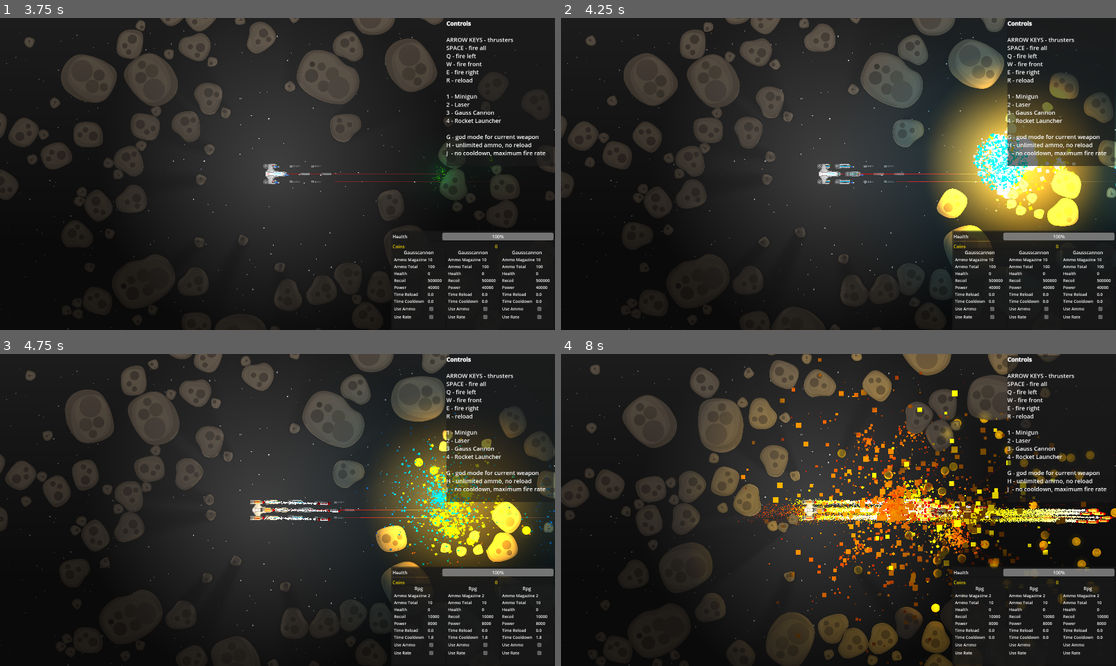
Above: before the commit, frames 1-4 (two rows, left to right).
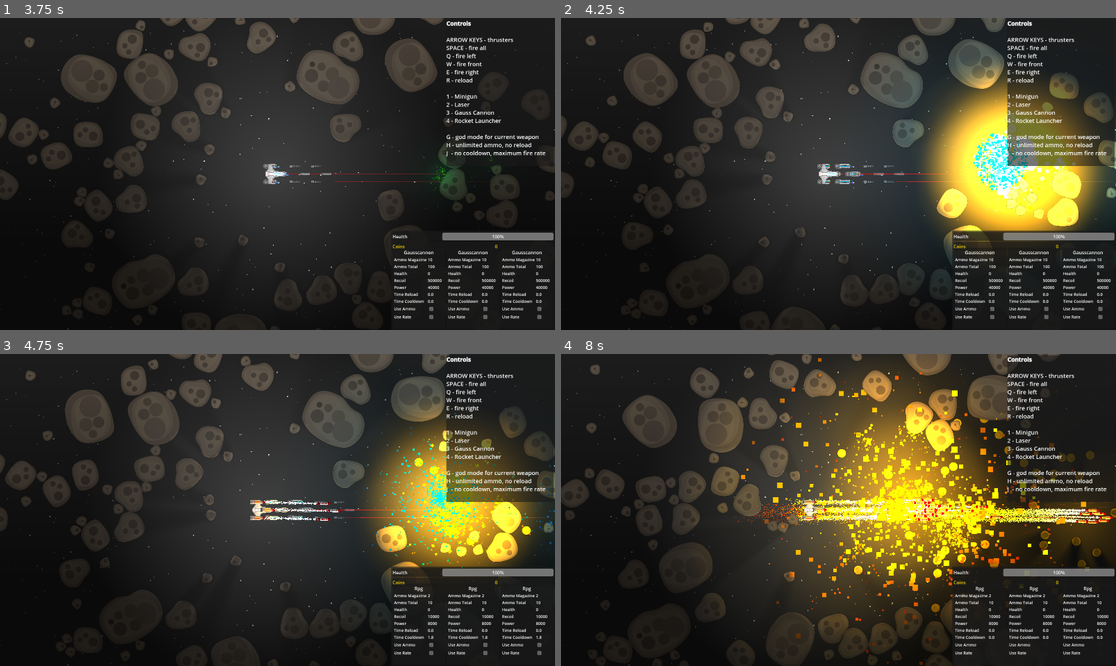
Above: after the commit, the same moments.

Repository: mkormout/graviton
Game: Godot game, scene res://world.tscn
The game is run twice, just before and just after one commit, with the same random seed, the same clock (stepped at 60 frames per second) and the same inputs.
Inputs:
- Up to frame 1 (3.75 s): tap Enter at 0.5 s; hold W 0.53-1.28 s; hold Q 0.53-1.28 s; tap Space at 0.77, 1.52, 3.02 s; tap E at 1.35 s; hold 1 2.03-2.78 s; hold W 2.03-3.53 s; tap 2 at 2.85 s; hold 3 from 3.53 s (still down)
- Up to frame 2 (4.25 s): keep holding 3; tap Space at 3.77 s
- Up to frame 3 (4.75 s): release 3 at 4.28 s; tap 4 at 4.35 s; tap Space at 4.52 s
- Up to frame 4 (8 s): hold Enter 5.03-5.78 s; hold W from 5.78 s (still down); tap G at 5.85 s; tap Space at 6.02, 6.77, 7.52 s; hold H 6.53-7.28 s; tap J at 7.35 s

Frame 1 is identical in both runs. In frame 2, 7.6% of the frame differs, in the area x 65-97%, y 18-72%; in frame 3, 6.6%; in frame 4, 25%, in the area x 31-100%, y 0-100%.

Commit message:
coin picking sounds, effects

Diff:
--- a/components/item.gd
+++ b/components/item.gd
@@ -1,11 +1,15 @@
 class_name Item
-extends RigidBody2D
+extends Body
 
+@export var pick_sound: AudioStreamPlayer2D
 @export var value: int = 0
 @export var is_coin: bool = false
 
-func _ready():
-	pass
+func pick():
+	if pick_sound:
+		pick_sound.play()
+		pick_sound.reparent(
+			get_tree().current_scene
+		)
 
-func _process(delta):
-	pass
+	die()
--- a/components/ship.gd
+++ b/components/ship.gd
@@ -22,6 +22,7 @@
 
 func pick_coin(item: Item):
 	coins += item.value
+	item.pick()
 
 func body_entered(body):
 	if not body is Item:
@@ -31,4 +32,3 @@
 
 	if item.is_coin:
 		pick_coin(item)
-		item.queue_free()
--- /dev/null
+++ b/prefabs/coin-explosion.tscn
@@ -0,0 +1,32 @@
+[gd_scene load_steps=4 format=3 uid="uid://dfves2timslw0"]
+
+[ext_resource type="Script" path="res://components/explosion.gd" id="1_keo7e"]
+
+[sub_resource type="Curve" id="Curve_7vq8a"]
+_data = [Vector2(0, 1), 0.0, 0.0, 0, 0, Vector2(1, 0.0901849), 0.0, 0.0, 0, 0]
+point_count = 2
+
+[sub_resource type="Gradient" id="Gradient_dcw3e"]
+offsets = PackedFloat32Array(0, 0.211215, 0.392523, 1)
+colors = PackedColorArray(1, 1, 1, 1, 1, 0.827451, 0, 1, 1, 0.647059, 0, 1, 1, 0, 0, 1)
+
+[node name="Coin-explosion" type="Node2D" node_paths=PackedStringArray("particles")]
+script = ExtResource("1_keo7e")
+particles = NodePath("CPUParticles2D")
+
+[node name="CPUParticles2D" type="CPUParticles2D" parent="."]
+scale = Vector2(10, 10)
+emitting = false
+amount = 20
+lifetime = 0.2
+one_shot = true
+explosiveness = 0.8
+direction = Vector2(2.08165e-12, 2.08165e-12)
+spread = 180.0
+gravity = Vector2(2.08165e-12, 2.08165e-12)
+initial_velocity_min = 200.0
+initial_velocity_max = 200.0
+scale_amount_min = 10.0
+scale_amount_max = 20.0
+scale_amount_curve = SubResource("Curve_7vq8a")
+color_ramp = SubResource("Gradient_dcw3e")
--- a/prefabs/coin.tscn
+++ b/prefabs/coin.tscn
@@ -2,31 +2,28 @@
 
 [ext_resource type="Script" path="res://components/item.gd" id="1_3rqpa"]
 [ext_resource type="Texture2D" uid="uid://qlljmj2eqjfd" path="res://images/coin.png" id="2_2mtb0"]
+[ext_resource type="PackedScene" uid="uid://dfves2timslw0" path="res://prefabs/coin-explosion.tscn" id="2_c86cb"]
+[ext_resource type="AudioStream" uid="uid://cada10kx4ql5r" path="res://sounds/coin-pick.wav" id="3_1cgm4"]
 
 [sub_resource type="CircleShape2D" id="CircleShape2D_7m0ql"]
 radius = 150.333
 
-[sub_resource type="Gradient" id="Gradient_lf3u4"]
-colors = PackedColorArray(1, 1, 0, 1, 1, 1, 1, 0)
-
-[sub_resource type="GradientTexture2D" id="GradientTexture2D_vvldo"]
-gradient = SubResource("Gradient_lf3u4")
-fill = 1
-fill_from = Vector2(0.5, 0.5)
-fill_to = Vector2(0.5, 0)
-
 [sub_resource type="OccluderPolygon2D" id="OccluderPolygon2D_a1j40"]
 polygon = PackedVector2Array(18, 150, 80, 131, 136, 69, 151, -4, 132, -67, 82, -127, 21, -149, -43, -145, -111, -99, -146, -30, -140, 49, -102, 112, -50, 142)
 
-[node name="Coin" type="RigidBody2D"]
+[node name="Coin" type="RigidBody2D" node_paths=PackedStringArray("pick_sound")]
 z_index = -5
 collision_layer = 32
 collision_mask = 0
 max_contacts_reported = 1000
 contact_monitor = true
 script = ExtResource("1_3rqpa")
+pick_sound = NodePath("AudioStreamPlayer2D")
 value = 1
 is_coin = true
+can_die = false
+death = ExtResource("2_c86cb")
+successors_count = 0
 
 [node name="Sprite2D" type="Sprite2D" parent="."]
 texture = ExtResource("2_2mtb0")
@@ -34,12 +31,11 @@
 [node name="CollisionShape2D" type="CollisionShape2D" parent="."]
 shape = SubResource("CircleShape2D_7m0ql")
 
-[node name="PointLight2D" type="PointLight2D" parent="."]
-color = Color(1, 0.886275, 0, 1)
-energy = 0.6
-texture = SubResource("GradientTexture2D_vvldo")
-texture_scale = 10.0
-
 [node name="LightOccluder2D" type="LightOccluder2D" parent="."]
 occluder = SubResource("OccluderPolygon2D_a1j40")
 occluder_light_mask = 3
+
+[node name="AudioStreamPlayer2D" type="AudioStreamPlayer2D" parent="."]
+stream = ExtResource("3_1cgm4")
+volume_db = -30.0
+max_distance = 20000.0
Not shown: 1 places in prefabs/minigun/minigun-bullet-explosion.tscn that only renumber resources
Not shown, added: sounds/coin-pick.wav.import
Not shown, added: sounds/coin-pick.wav
